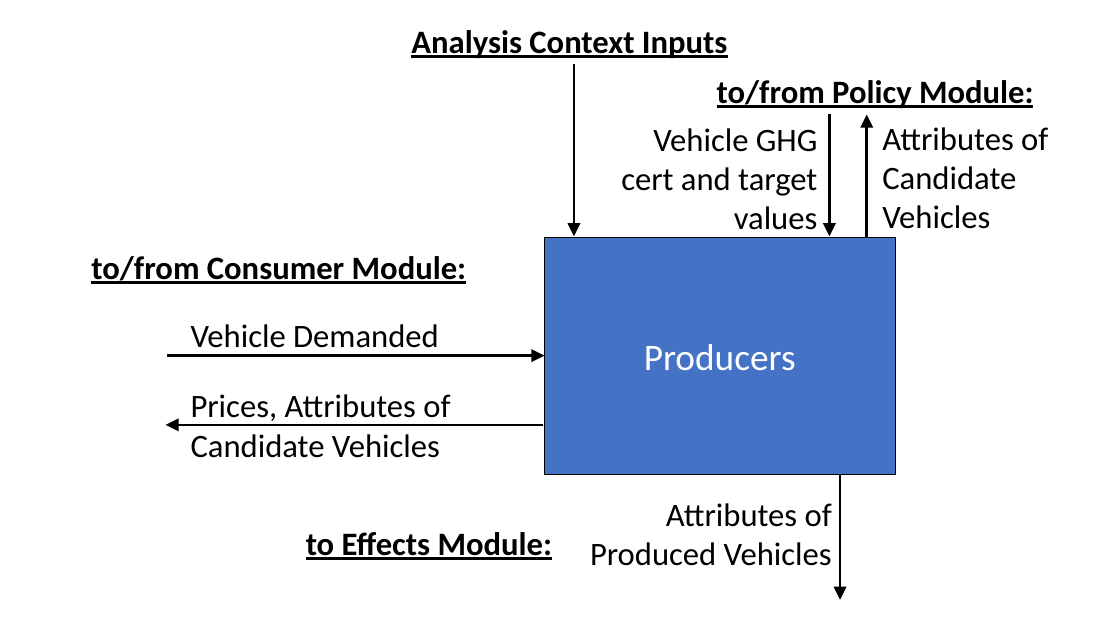
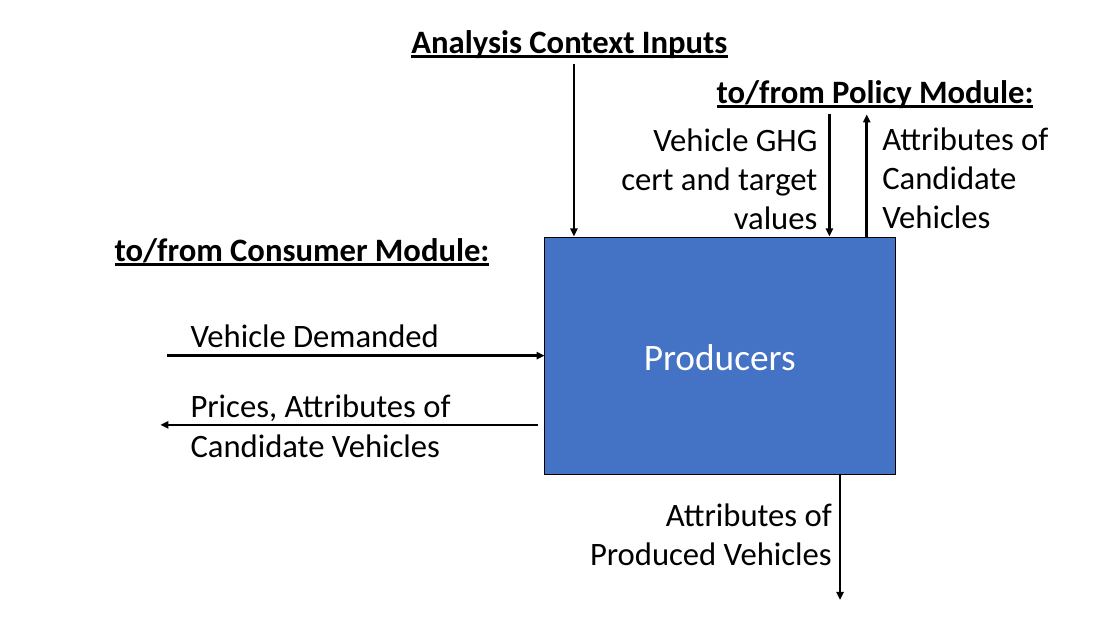
Before and after one commit to USEPA/EPA_OMEGA_Model, a slide deck: slide 8 of doc/source/_static/raw_figures.pptx (slide 7 before the commit). Drawn at 1120x630 pixels with LibreOffice and Linux fonts; fonts in the diff are those of the drawing. Boxes give left, top, right and bottom in pixels: in the first picture for what was removed or moved away, otherwise in the second. Text is boxed around its words. In the diff, an @@ line names an element or a change of style, - is before the commit and + after.

```diff
--- a/doc/source/_static/raw_figures.pptx
+++ b/doc/source/_static/raw_figures.pptx
@@ text "to/from Consumer Module:": place and size @@
-text "to/from Consumer Module:" at (91,256,467,284)
+text "to/from Consumer Module:" at (115,238,490,266)
@@ arrow moved from (166, 425) - (544, 425) to (160, 425) - (539, 425) @@
@@ text removed at (306,532,552,560) @@
-to Effects Module:
```
Also in this commit, not shown: 2 other slides changed, 1 slide added, 3 other files.
